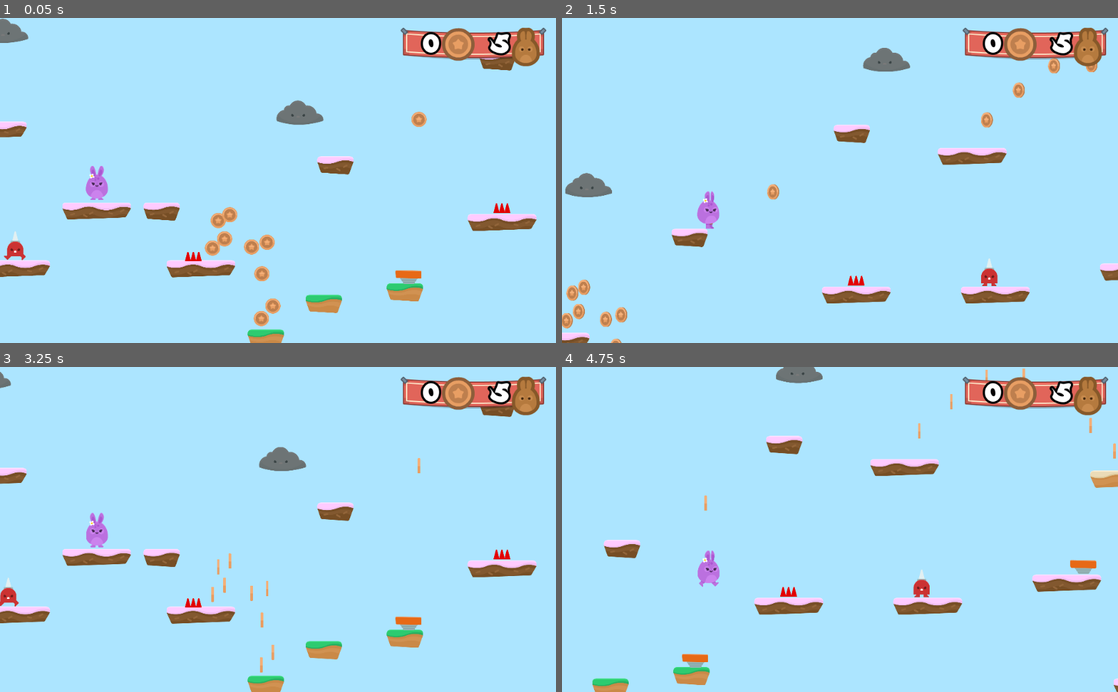
Above: before the commit, frames 1-4 (two rows, left to right).
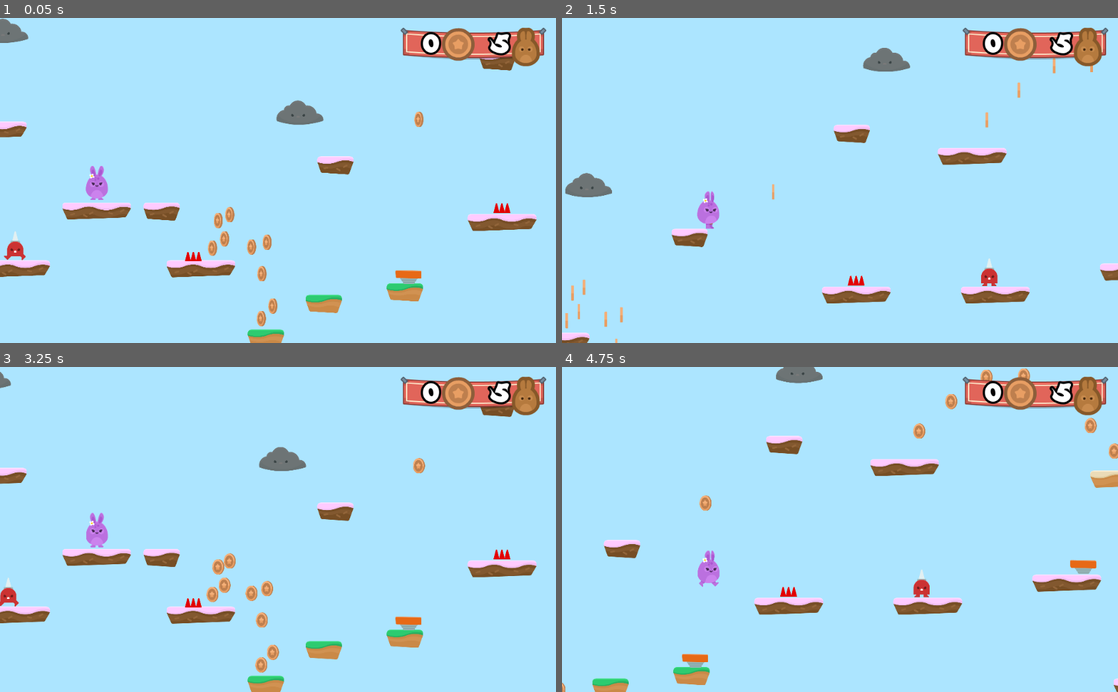
Above: after the commit, the same moments.

Repository: jozsefgorcs/godot_platformer_training
Game: Godot game, scene res://Levels/Level1.tscn
Two runs of this game, one before a commit and one after it. Both use one fixed random seed, a clock stepped at 60 frames per second and the inputs below.
Inputs (mouse positions are in pixels of both pictures, inside the frame that each line leads up to):
- Up to frame 1 (0.05 s): no input
- Up to frame 2 (1.5 s): hold D (right) from 0.53 s (still down); tap Space (jump) at 0.77 s
- Up to frame 3 (3.25 s): tap Space (jump) at 1.52 s; release D (right) at 2.03 s; hold A (left) 2.03-2.75 s; click (177, 575) at 2.75 s
- Up to frame 4 (4.75 s): hold D (right) from 3.53 s (still down); tap Space (jump) at 3.77, 4.52 s

The runs differ from the first frame. In frame 1, 0.6% of the frame differs, in the area x 36-77%, y 28-95%; in frame 2, 0.8%, in the area x 0-97%, y 12-100%; in frame 3, 0.8%; in frame 4, 0.5%.

Commit message:
fix coin pickup

Diff:
--- a/Items/Coin.gd
+++ b/Items/Coin.gd
@@ -2,14 +2,15 @@
 
 var taken = false
 
-func _on_Area2D_body_exited(body):
+
+func die():
+	queue_free()
+
+
+func _on_Area2D_body_entered(body):
 	if taken:
 		return
 	$AnimationPlayer.play("die")
 	$AudioStreamPlayer2D.play()
 	get_tree().call_group("Gamestate", "coins_up")
 	taken = true
-
-
-func die():
-	queue_free()
--- a/Items/Coin.tscn
+++ b/Items/Coin.tscn
@@ -54,6 +54,7 @@
 [node name="AnimatedSprite" type="AnimatedSprite" parent="."]
 frames = SubResource( 1 )
 animation = "spin"
+frame = 4
 playing = true
 
 [node name="Area2D" type="Area2D" parent="."]
@@ -69,4 +70,4 @@
 
 [node name="AnimationPlayer" type="AnimationPlayer" parent="."]
 anims/die = SubResource( 3 )
-[connection signal="body_exited" from="Area2D" to="." method="_on_Area2D_body_exited"]
+[connection signal="body_entered" from="Area2D" to="." method="_on_Area2D_body_entered"]
